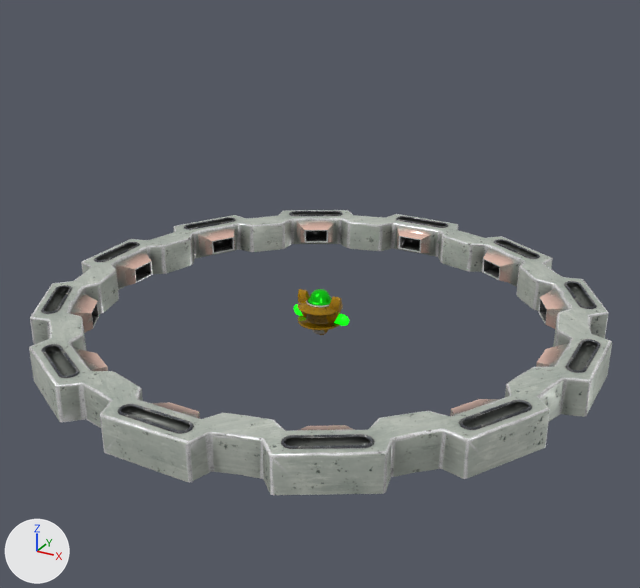
The Blender file blender_files/final.blend: old version first, new version second.
Before and after are seen from a 50 mm lens placed at (2.25, -4.09, 2.16), pointed at (-0.02, 0.04, 0.1). Every picture has the same lights, and +X, +Y and +Z are marked at lower left.

Script lines for the objects in view, before the commit:
```python
me_cylinder_001 = bpy.data.meshes.new('Cylinder.001')
me_cylinder_001.from_pydata(...)  # 492 vertices, 804 faces; spans x -1.54..1.54, y -1.54..1.54, z 0.1..0.13
me_cylinder_001.polygons.foreach_set('use_smooth', [True] * 804)
me_cylinder_001.materials.append(mat_glass)
me_cylinder_013 = bpy.data.meshes.new('Cylinder.013')
me_cylinder_013.from_pydata(...)  # 698 vertices, 1392 faces; spans x -0.131..0.131, y -0.131..0.131, z -0.124..0.144
me_cylinder_013.polygons.foreach_set('use_smooth', [True] * 1392)
me_cylinder_013.materials.append(mat_super)
me_cylinder_018 = bpy.data.meshes.new('Cylinder.018')
me_cylinder_018.from_pydata(...)  # 3204 vertices, 5784 faces; spans x -1.59..1.59, y -1.59..1.59, z -0.1..0.11
me_cylinder_018.polygons.foreach_set('use_smooth', [True] * 5784)
me_cylinder_018.materials.append(mat_super)
ob_glass = bpy.data.objects.new('glass', me_cylinder_001)
ob_glass.location = (0.0, 0.0, 0.0)
ob_glass.hide_set(True)
ob_laser = bpy.data.objects.new('laser', me_cylinder_013)
ob_laser.location = (0.0, 0.0, 0.0)
ob_ring = bpy.data.objects.new('ring', me_cylinder_018)
ob_ring.location = (0.0, 0.0, 0.0)
```
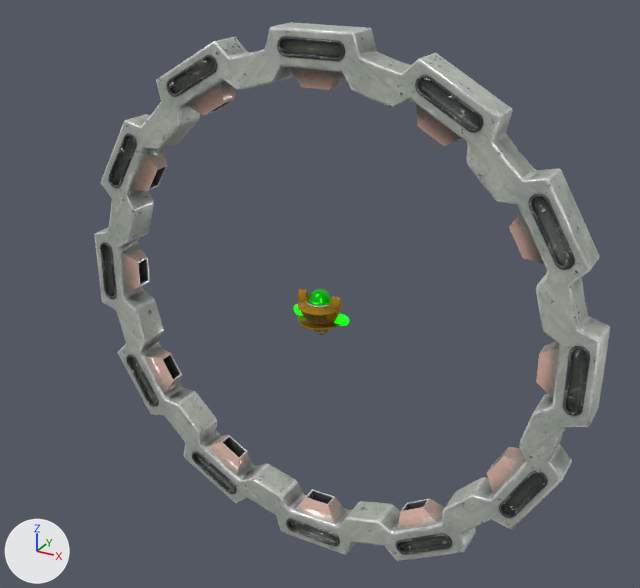
Where the change shows, as pixel boxes (x1, y1, x2, y2) in the pictures (640 x 588 px):
'ring', mesh turned: before (29, 210, 612, 495); after (94, 22, 610, 562)
'glass', shown: after (102, 45, 582, 552)

The edits, one by one:
me_cylinder_018 has 3204 vertices, 5784 faces and spans x -1.59..1.59, y -1.59..1.59, z -0.1..0.11.
me_cylinder_018 is used by ob_ring; location (0.0, 0.0, 0.0).
me_cylinder_018 part 1: the whole mesh is turned 90 degrees about the x axis through its middle.
Object 'glass' (ob_glass) is now shown.
